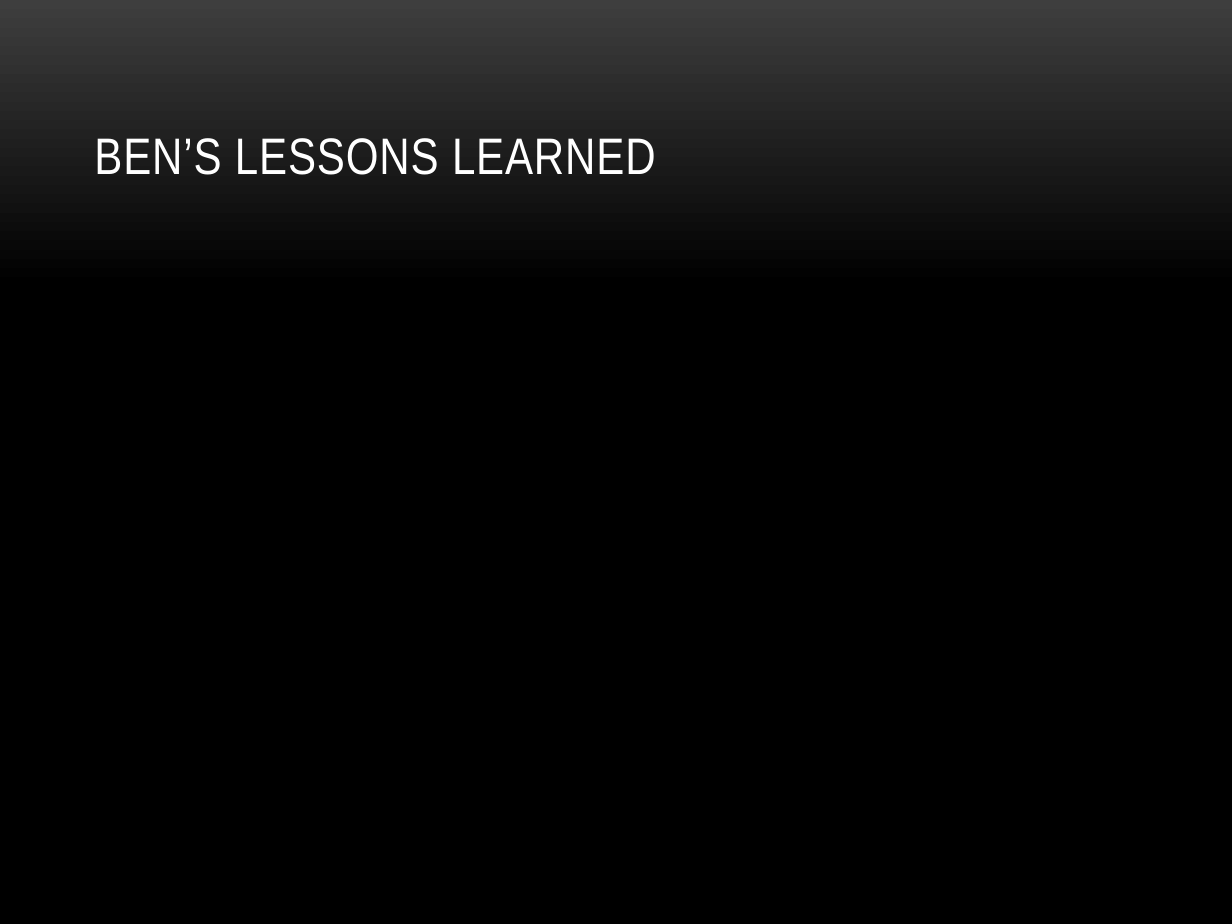
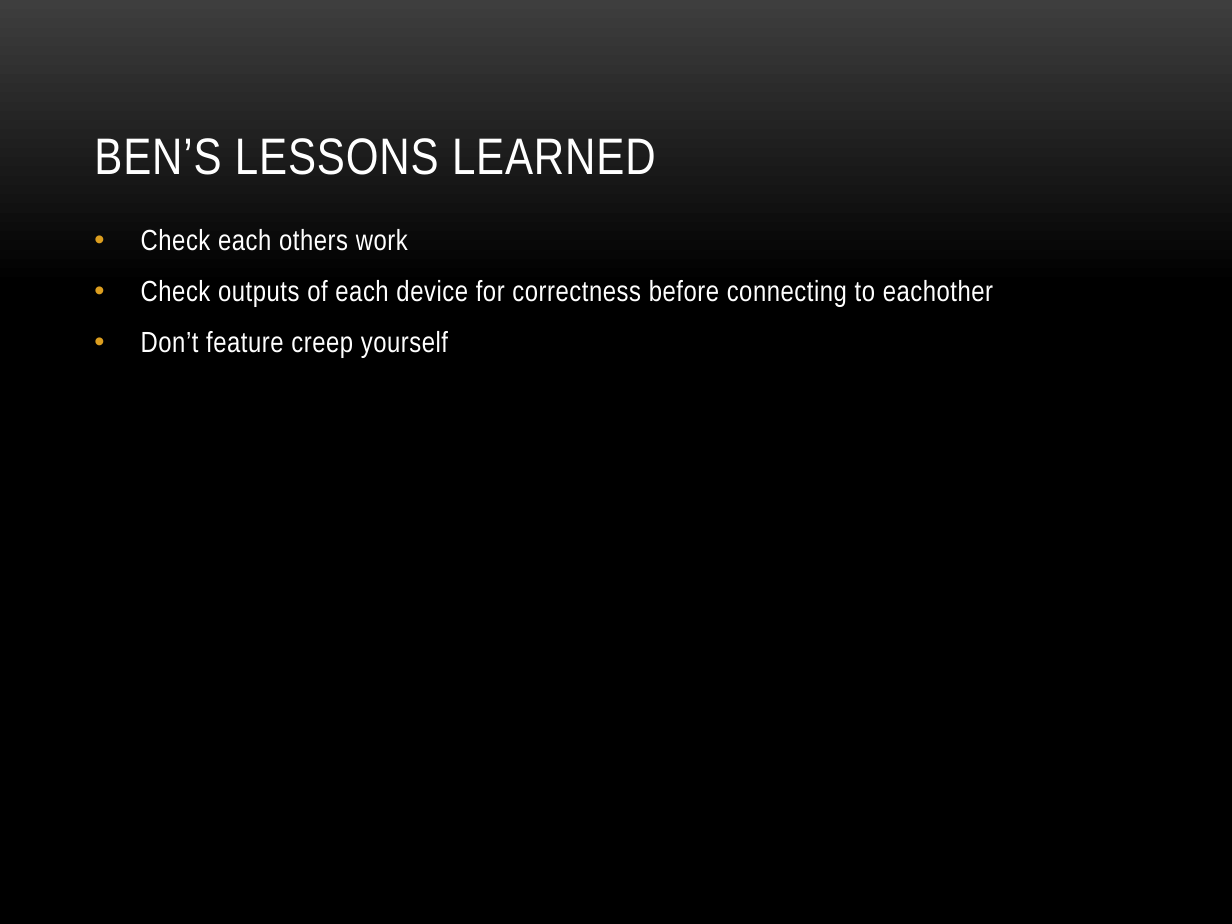
Before and after one commit to dosferatu/electronic-compass, a slide deck: slide 27 of Documentation/Project Documentation/Project Presentation.pptx. Drawn at 1232x924 pixels with LibreOffice and Linux fonts; fonts in the diff are those of the drawing; background and template pictures are left out. Boxes give left, top, right and bottom in pixels: in the first picture for what was removed or moved away, otherwise in the second. Text is boxed around its words. In the diff, an @@ line names an element or a change of style, - is before the commit and + after.

```diff
--- a/Documentation/Project Documentation/Project Presentation.pptx
+++ b/Documentation/Project Documentation/Project Presentation.pptx
@@ text added at (141,229,993,358), 17 pt, text #FFFFFF @@
+• Check each others work
+• Check outputs of each device for correctness before connecting to eachother
+• Don’t feature creep yourself
```
Also in this commit, not shown: 8 other slides changed.
